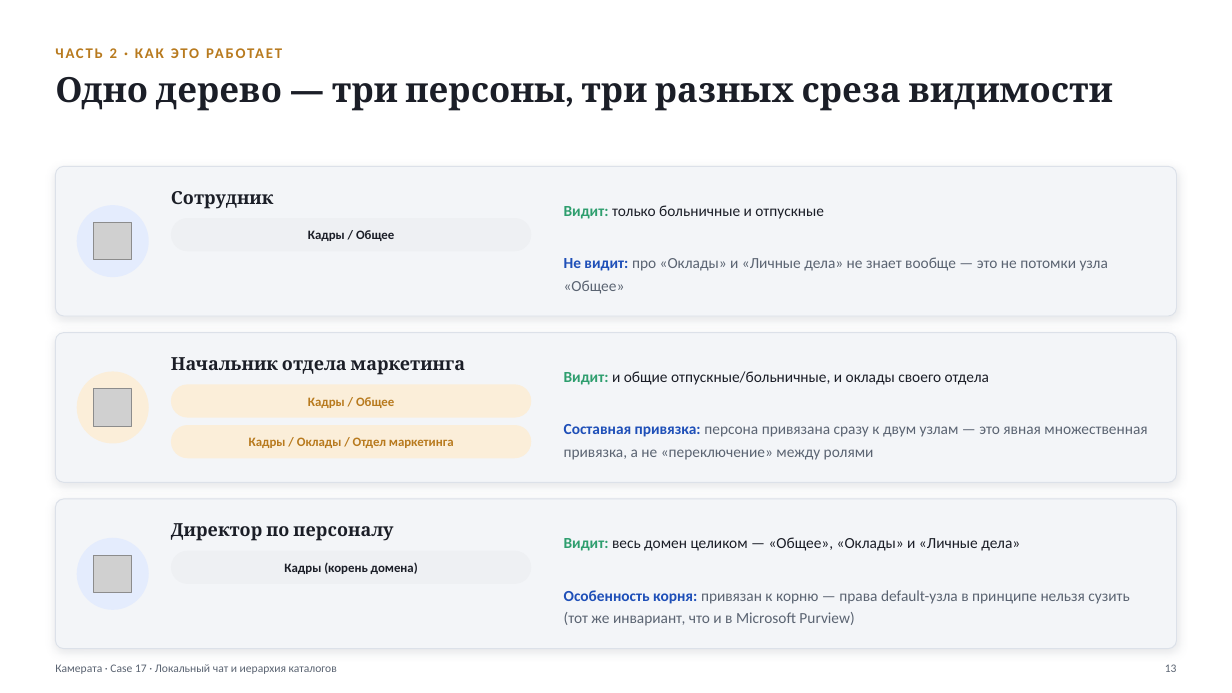
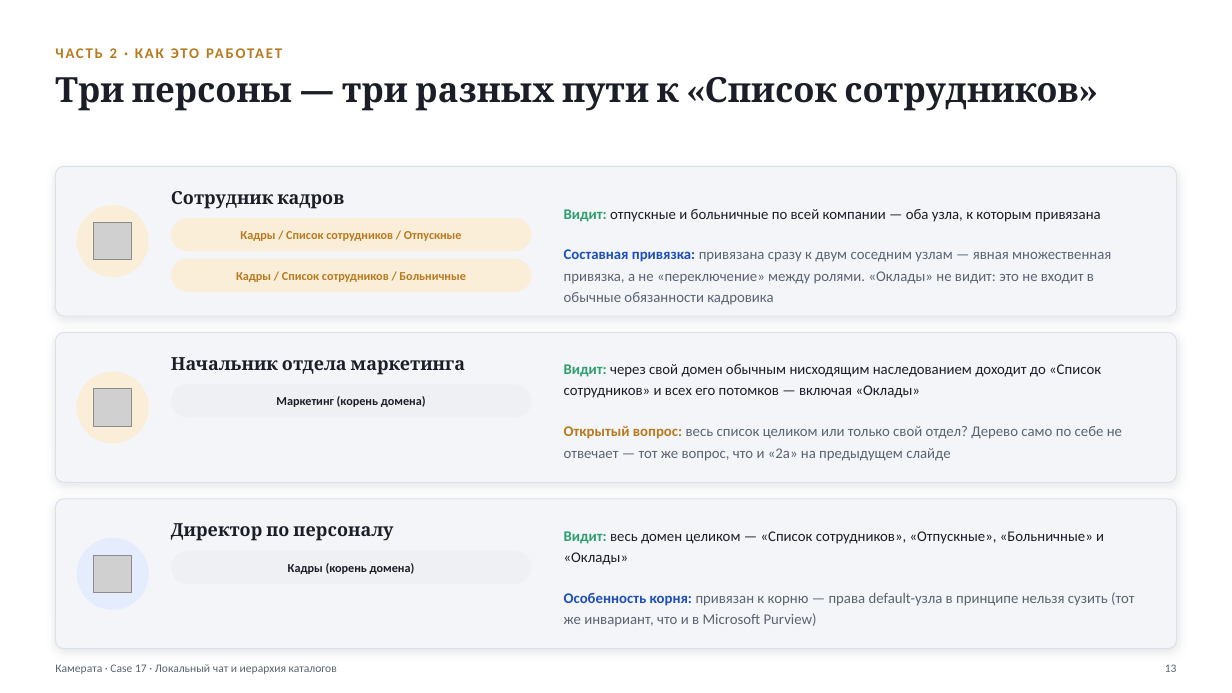
Before and after one commit to vladilslavandrosov-prog/job-RAG, a slide deck: slide 13 of docs/presentations/case-17-lokalny-chat-i-ierarhiya-katalogov.pptx. Drawn at 1232x693 pixels with LibreOffice and Linux fonts; fonts in the diff are those of the drawing; grey boxes stand for pictures. Boxes give left, top, right and bottom in pixels: in the first picture for what was removed or moved away, otherwise in the second. Text is boxed around its words. In the diff, an @@ line names an element or a change of style, - is before the commit and + after.

```diff
--- a/docs/presentations/case-17-lokalny-chat-i-ierarhiya-katalogov.pptx
+++ b/docs/presentations/case-17-lokalny-chat-i-ierarhiya-katalogov.pptx
@@ text at bbox=[55, 77, 1079, 111]: text changed @@
-Одно дерево — три персоны, три разных среза видимости
+Три персоны — три разных пути к «Список сотрудников»
@@ ellipse at bbox=[77, 205, 149, 277]: fill #E4ECFD to #FBEED9 @@
@@ text at bbox=[171, 191, 344, 209]: text changed @@
-Сотрудник
+Сотрудник кадров
@@ text at bbox=[564, 209, 1101, 222]: text changed; size 12 to 11.5 pt @@
-Видит: только больничные и отпускные
+Видит: отпускные и больничные по всей компании — оба узла, к которым привязана
@@ rounded rectangle at bbox=[171, 218, 531, 251]: fill #EEF0F3 to #FBEED9 @@
@@ text at bbox=[240, 231, 462, 241]: text changed; size 10 to 9.5 pt; text colour #1B1E27 to #B87A1E @@
-Кадры / Общее
+Кадры / Список сотрудников / Отпускные
@@ rounded rectangle: place and size @@
-rounded rectangle at bbox=[171, 384, 531, 418]
+rounded rectangle at bbox=[171, 259, 531, 292]
@@ text at bbox=[564, 249, 1111, 305]: text changed; size 12 to 11.5 pt @@
-Не видит: про «Оклады» и «Личные дела» не знает вообще — это не потомки узла «Общее»
+Составная привязка: привязана сразу к двум соседним узлам — явная множественная привязка, а не «переключение» между ролями. «Оклады» не видит: это не входит в обычные обязанности кадровика
@@ text added at bbox=[236, 272, 465, 282], 9.5 pt, text #B87A1E, bold @@
+Кадры / Список сотрудников / Больничные
@@ rounded rectangle: place and size @@
-rounded rectangle at bbox=[171, 425, 531, 458]
+rounded rectangle at bbox=[171, 384, 531, 418]
@@ rounded rectangle at bbox=[171, 384, 531, 418]: fill #FBEED9 to #EEF0F3 @@
@@ text at bbox=[564, 364, 1101, 398]: text changed; size 12 to 11.5 pt @@
-Видит: и общие отпускные/больничные, и оклады своего отдела
+Видит: через свой домен обычным нисходящим наследованием доходит до «Список сотрудников» и всех его потомков — включая «Оклады»
@@ text at bbox=[276, 396, 426, 407]: text changed; size 10 to 9.5 pt; text colour #B87A1E to #1B1E27 @@
-Кадры / Оклады / Отдел маркетинга
+Маркетинг (корень домена)
@@ text removed at bbox=[308, 397, 394, 408] @@
-Кадры / Общее
@@ text at bbox=[564, 426, 1122, 461]: text changed; size 12 to 11.5 pt @@
-Составная привязка: персона привязана сразу к двум узлам — это явная множественная привязка, а не «переключение» между ролями
+Открытый вопрос: весь список целиком или только свой отдел? Дерево само по себе не отвечает — тот же вопрос, что и «2a» на предыдущем слайде
@@ text at bbox=[564, 531, 1104, 565]: text changed; size 12 to 11.5 pt @@
-Видит: весь домен целиком — «Общее», «Оклады» и «Личные дела»
+Видит: весь домен целиком — «Список сотрудников», «Отпускные», «Больничные» и «Оклады»
@@ text "Кадры (корень домена)" at bbox=[288, 563, 415, 574]: size 10 to 9.5 pt @@
@@ text "Особенность корня: привязан к корню ..." at bbox=[564, 592, 1134, 627]: size 12 to 11.5 pt; line spacing 1.22 to 1.2 @@
```
Also in this commit, not shown: 2 other slides changed, 1 slide added, 1 slide removed.
